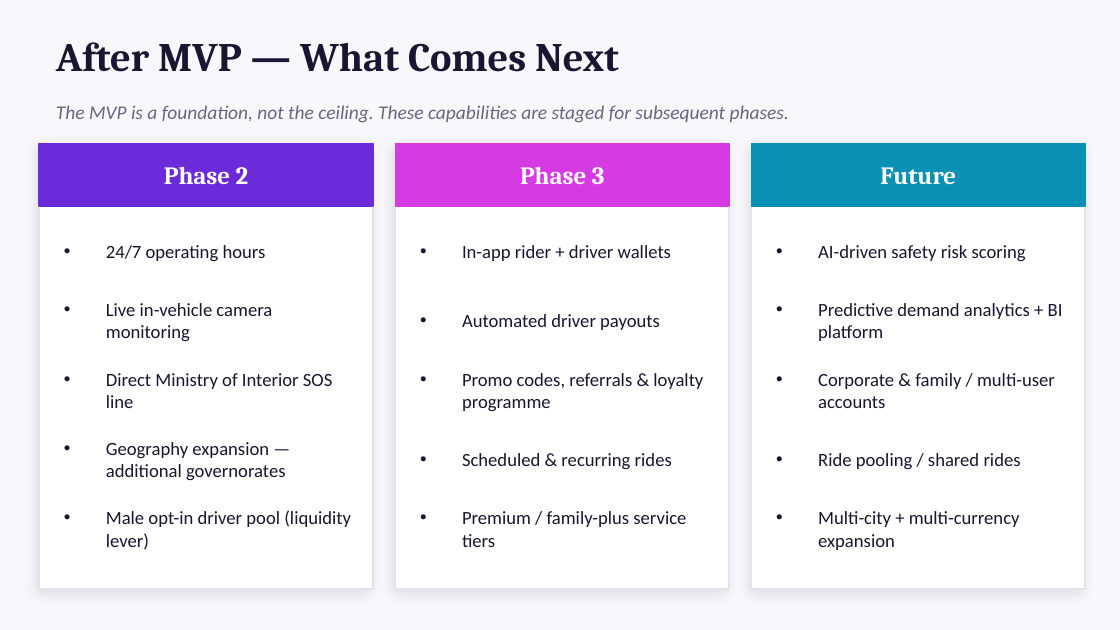
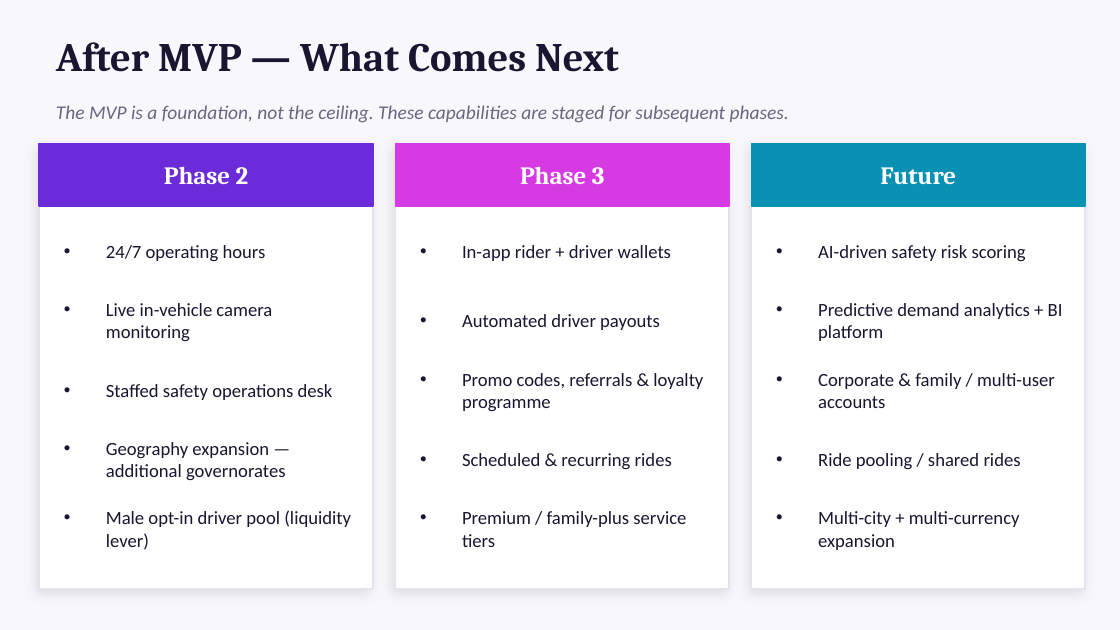
Before and after one commit to poparab/SheDrive, a slide deck: slide 17 of docs/presentations/SheDrive-MVP-Presentation.pptx. Drawn at 1120x630 pixels with LibreOffice and Linux fonts; fonts in the diff are those of the drawing. Boxes give left, top, right and bottom in pixels: in the first picture for what was removed or moved away, otherwise in the second. Text is boxed around its words. In the diff, an @@ line names an element or a change of style, - is before the commit and + after.

```diff
--- a/docs/presentations/SheDrive-MVP-Presentation.pptx
+++ b/docs/presentations/SheDrive-MVP-Presentation.pptx
@@ text at bbox=[106, 384, 333, 400]: text changed @@
-• Direct Ministry of Interior SOS line
+• Staffed safety operations desk
```
Also in this commit, not shown: 4 other slides changed, 13 other files.
